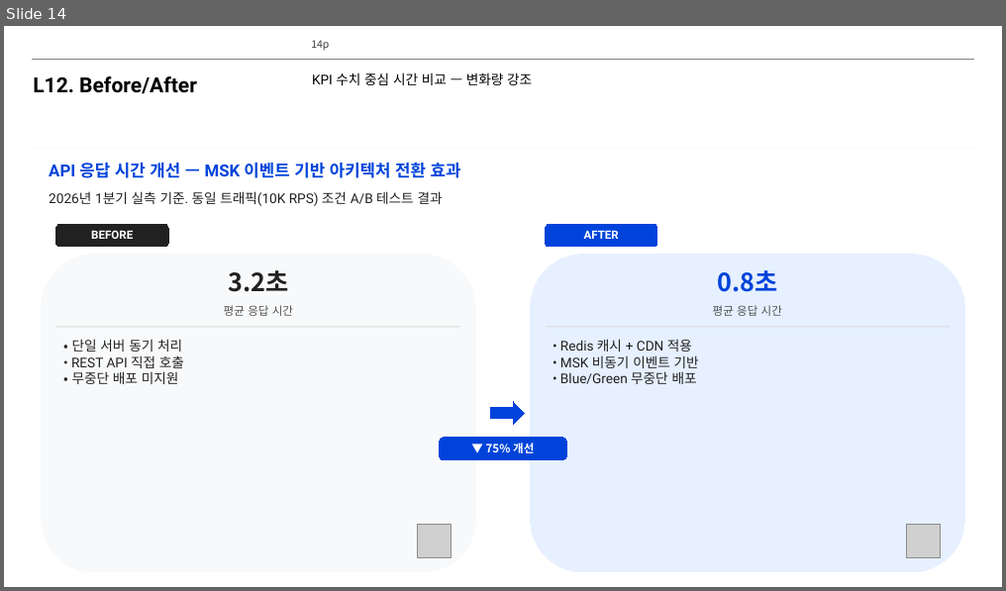
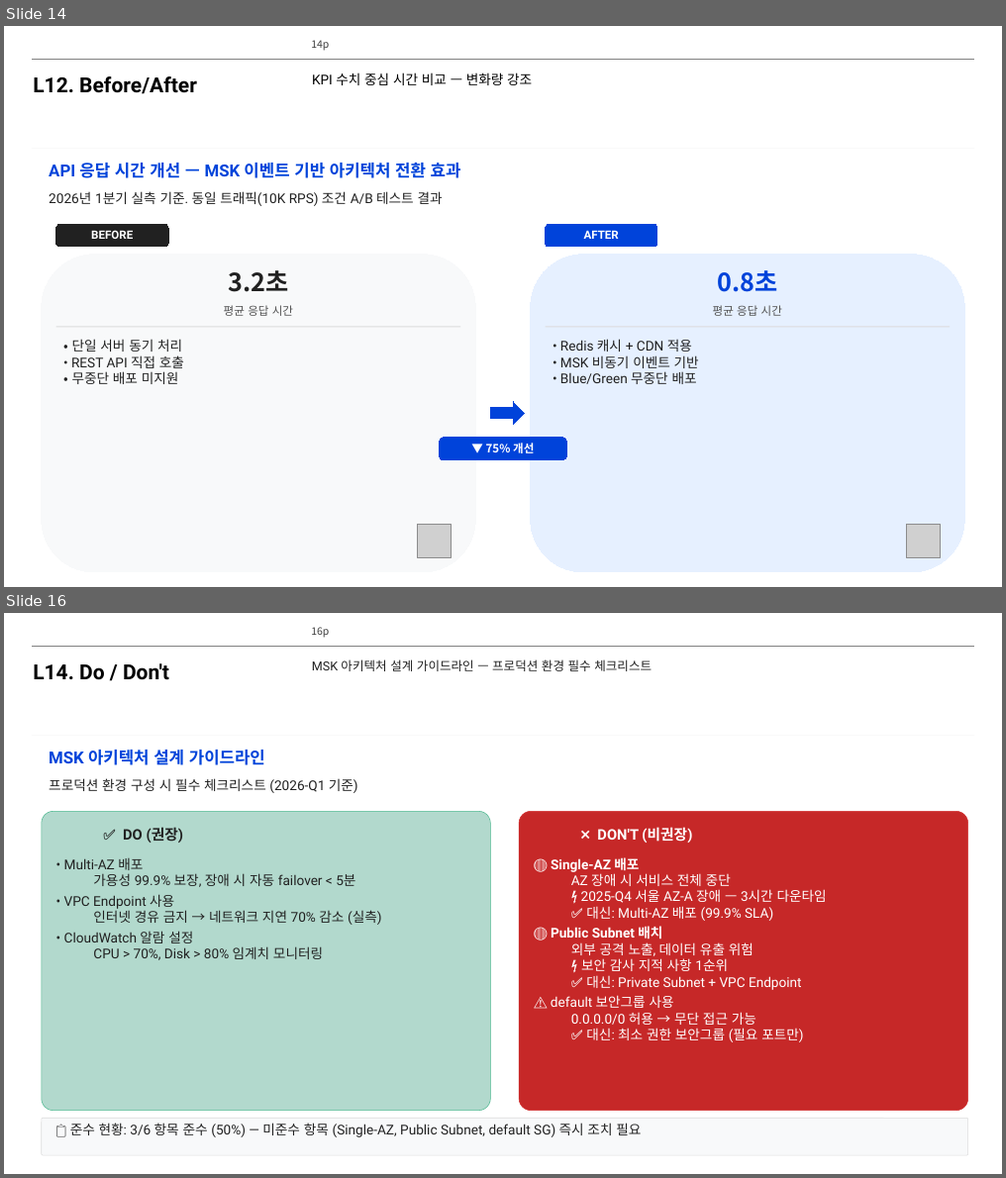
Before and after one commit to lhs6395-hslee/project-steer, a slide deck: results/pptx/AWS_MSK_Expert_Intro.pptx. Shown one above the other, each under a label of ours: slide 14 before the commit, slides 14 and 16 after it; the slides between them are not shown. The pictures are 1006x591 and 1006x1178 pixels, drawn with LibreOffice and Linux fonts; fonts in the diff are those of the drawing; grey boxes stand for pictures; background and template pictures are left out. Boxes give left, top, right and bottom in pixels: in the first picture for what was removed or moved away, otherwise in the second. Text is boxed around its words. In the diff, an @@ line names an element or a change of style, - is before the commit and + after.

```diff
--- a/results/pptx/AWS_MSK_Expert_Intro.pptx
+++ b/results/pptx/AWS_MSK_Expert_Intro.pptx
@@ slide 16 added at [4, 613, 1002, 1174], background #FFFFFF; not listed: 3 template elements that a slide beside it also shows @@
@@ text added at [33, 663, 169, 680], 20 pt, text #000000, bold @@
+L14. Do / Don't
@@ text added at [312, 660, 651, 671], 12 pt, text #212121 @@
+MSK 아키텍처 설계 가이드라인 — 프로덕션 환경 필수 체크리스트
@@ text added at [49, 750, 265, 765], 16 pt, text #0043DA, bold @@
+MSK 아키텍처 설계 가이드라인
@@ text added at [49, 778, 358, 793], 13 pt, text #212121 @@
+프로덕션 환경 구성 시 필수 체크리스트 (2026-Q1 기준)
@@ rounded rectangle added at [42, 811, 491, 1111], fill #B2D9CD, outline #4CB88F 0.5 pt @@
@@ rounded rectangle added at [519, 811, 968, 1111], fill #C62828, outline #D32F2F 0.5 pt @@
@@ text added at [123, 827, 183, 843], 14 pt, text #212121, bold @@
+✅ DO (권장)
@@ text added at [597, 827, 693, 843], 14 pt, text #FFFFFF, bold @@
+❌ DON'T (비권장)
@@ text added at [64, 859, 381, 960], 13 pt, text #212121 @@
+• Multi-AZ 배포
+  가용성 99.9% 보장, 장애 시 자동 failover < 5분
+• VPC Endpoint 사용
+  인터넷 경유 금지 → 네트워크 지연 70% 감소 (실측)
+• CloudWatch 알람 설정
+  CPU > 70%, Disk > 80% 임계치 모니터링
@@ text added at [550, 858, 827, 1043], 13 pt, text #FFFFFF @@
+🔴 Single-AZ 배포
+  AZ 장애 시 서비스 전체 중단
+  ⚡ 2025-Q4 서울 AZ-A 장애 — 3시간 다운타임
+  ✅ 대신: Multi-AZ 배포 (99.9% SLA)
+🔴 Public Subnet 배치
+  외부 공격 노출, 데이터 유출 위험
+  ⚡ 보안 감사 지적 사항 1순위
+  ✅ 대신: Private Subnet + VPC Endpoint
+⚠️ default 보안그룹 사용
+  0.0.0.0/0 허용 → 무단 접근 가능
+  ✅ 대신: 최소 권한 보안그룹 (필요 포트만)
@@ rounded rectangle added at [42, 1118, 968, 1156], fill #F8F9FA, outline #DCDCDC 0.5 pt @@
@@ text added at [70, 1123, 641, 1138], 13 pt, text #212121 @@
+📋 준수 현황: 3/6 항목 준수 (50%) — 미준수 항목 (Single-AZ, Public Subnet, default SG) 즉시 조치 필요
```
Also in this commit, not shown: 8 slides changed, 7 other slides added, 9 other files.
